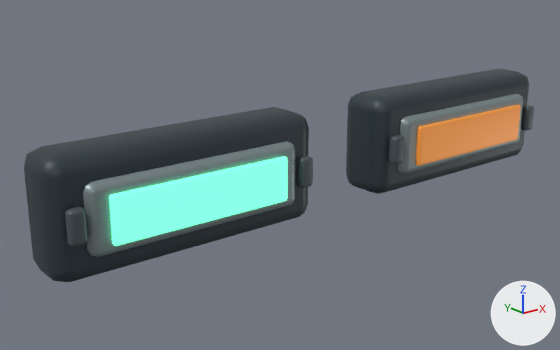
An edit to the glTF model public/assets/wildshard-art/wsc-kit-008-puzzle-indicators.glb, drawn before and after from the same camera.
Both versions are drawn from a 50 mm lens placed at (-1.111, -1.217, 0.577), pointed at (-0.1, 0.046, 0.072). The lights are fixed; the arrows at lower right show +X, +Y and +Z. The first picture is the older version.

The older version as bpy lines, for what is in view:
```python
mat_active_plate_luminance = principled_material('Active plate luminance')
mat_active_plate_luminance.base_color = (0.1, 0.64, 0.33)  # green #59d19b
mat_active_plate_luminance.metallic = 0.12
mat_active_plate_luminance.roughness = 0.34
mat_active_plate_luminance.emission_color = (0.156, 1.0, 0.516)  # green #6effbe
mat_active_plate_luminance.emission_strength = 1.344
me_cube_007 = bpy.data.meshes.new('Cube.007')
me_cube_007.from_pydata(...)  # 56 vertices, 108 faces; spans x -0.19..0.19, y -0.007..0.007, z -0.047..0.047
me_cube_007.materials.append(mat_active_plate_luminance)  # green #59d19b, glowing green #6effbe
me_cube_008 = bpy.data.meshes.new('Cube.008')
me_cube_008.from_pydata(...)  # 56 vertices, 108 faces; spans x -0.016..0.016, y -0.0115..0.0115, z -0.032..0.032
me_cube_008.materials.append(mat_vault_graphite_enamel)  # greyish blue #4c565b
me_cube_010 = bpy.data.meshes.new('Cube.010')
me_cube_010.from_pydata(...)  # 56 vertices, 108 faces; spans x -0.285..0.285, y -0.062..0.062, z -0.115..0.115
me_cube_010.materials.append(mat_recessed_oxidised_steel)  # dark blue #2d3a41
ob_indicator___back_shell_001 = bpy.data.objects.new('Indicator · back shell.001', me_cube_010)
ob_indicator___back_shell_001.location = (0.38, 0.0, 0.115)
ob_indicator___fastener = bpy.data.objects.new('Indicator · fastener', me_cube_008)
ob_indicator___fastener.location = (-0.626, -0.076, 0.115)
ob_indicator___status_insert = bpy.data.objects.new('Indicator · status insert', me_cube_007)
ob_indicator___status_insert.location = (-0.38, -0.088, 0.115)
# also in view: 'Indicator · rail' at (-0.38, -0.065, 0.115); 'Indicator · fastener.001' at (-0.134, -0.076, 0.115); 'Indicator · back shell' at (-0.38, 0.0, 0.115); 'Indicator · rail.001' at (0.38, -0.065, 0.115); 'Indicator · status insert.001' at (0.38, -0.088, 0.115)
```
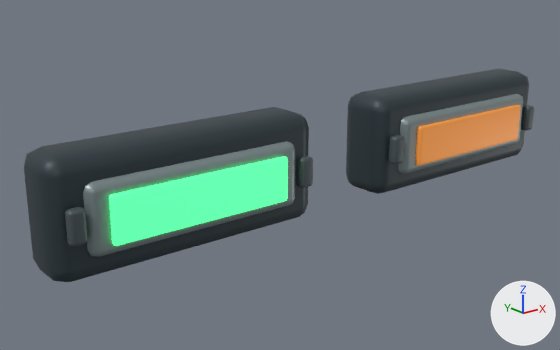
What the commit changed:
In material 'Active plate luminance' (mat_active_plate_luminance), emission_color goes from (0.156, 1.0, 0.516) (green #6effbe) to (0.0672, 1.0, 0.239) (green #49ff86).

Changed parts and their boxes [x1, y1, x2, y2] in the pictures (560 x 350 px):
'Indicator · status insert', recoloured: [109, 156, 288, 246] in both
